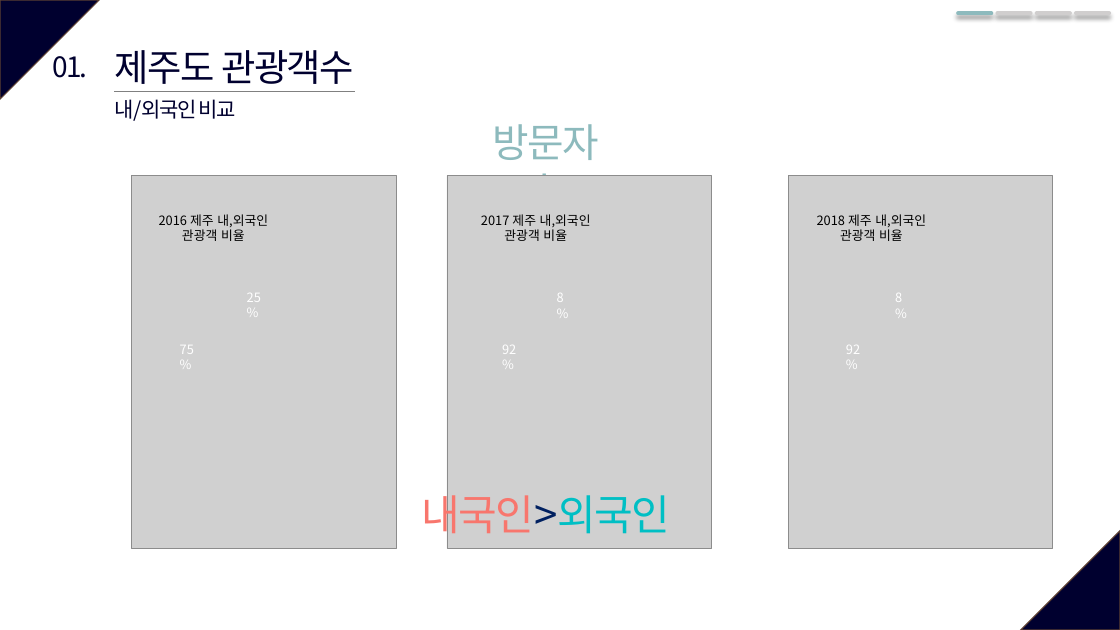
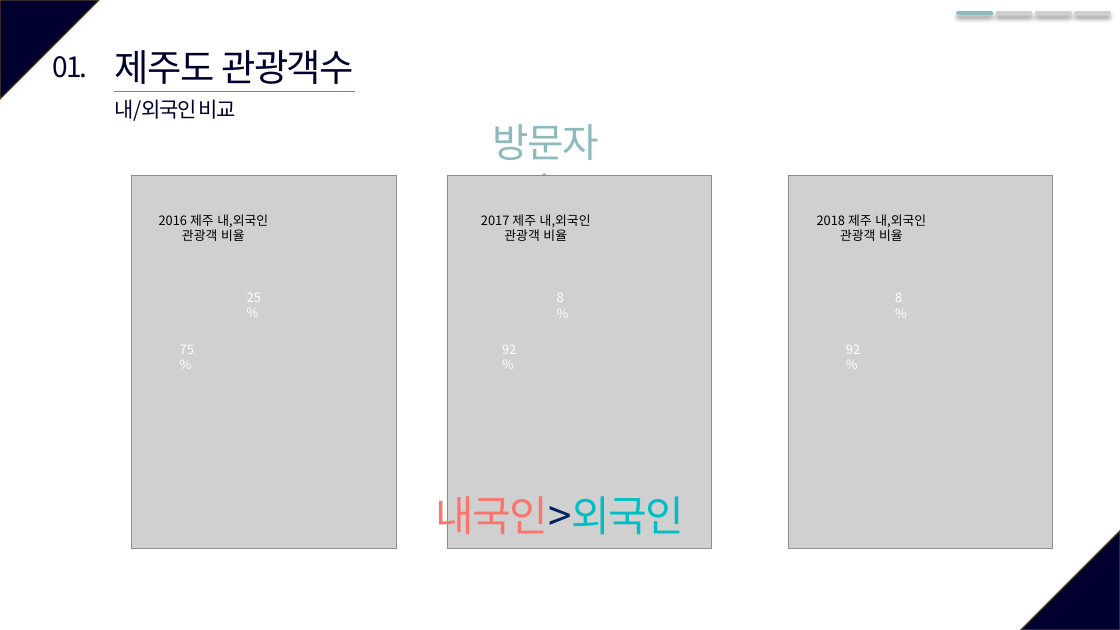
Before and after one commit to so-jeong0127/6-project, a slide deck: slide 6 of 6조_외부환경영향.pptx. Drawn at 1120x630 pixels with LibreOffice and Linux fonts; fonts in the diff are those of the drawing; grey boxes stand for pictures. Boxes give left, top, right and bottom in pixels: in the first picture for what was removed or moved away, otherwise in the second. Text is boxed around its words. In the diff, an @@ line names an element or a change of style, - is before the commit and + after.

```diff
--- a/6조_외부환경영향.pptx
+++ b/6조_외부환경영향.pptx
@@ text "내국인>외국인": place and size @@
-text "내국인>외국인" at <box>422,488,670,541</box>
+text "내국인>외국인" at <box>436,489,684,542</box>
```
Also in this commit, not shown: 1 slide added.
